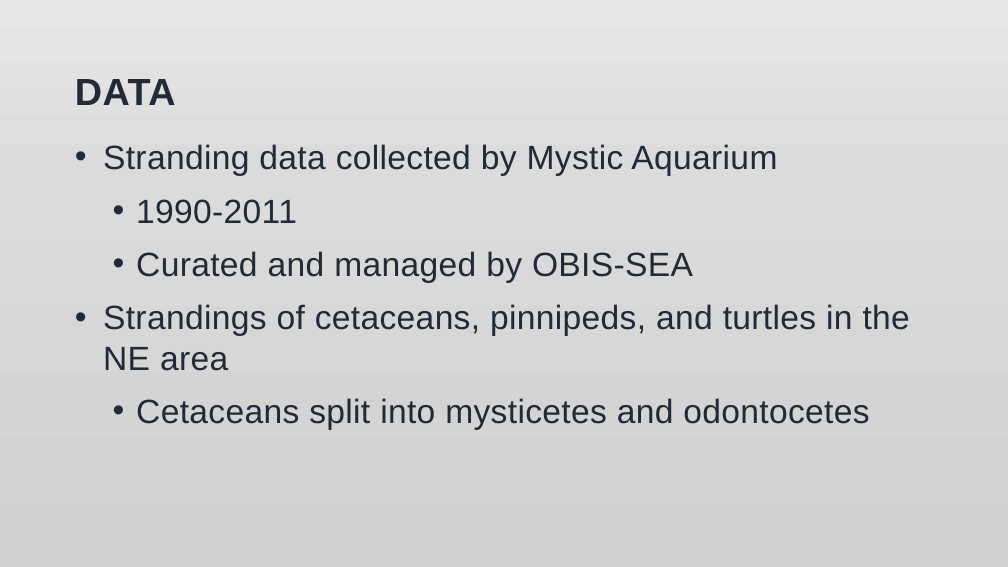
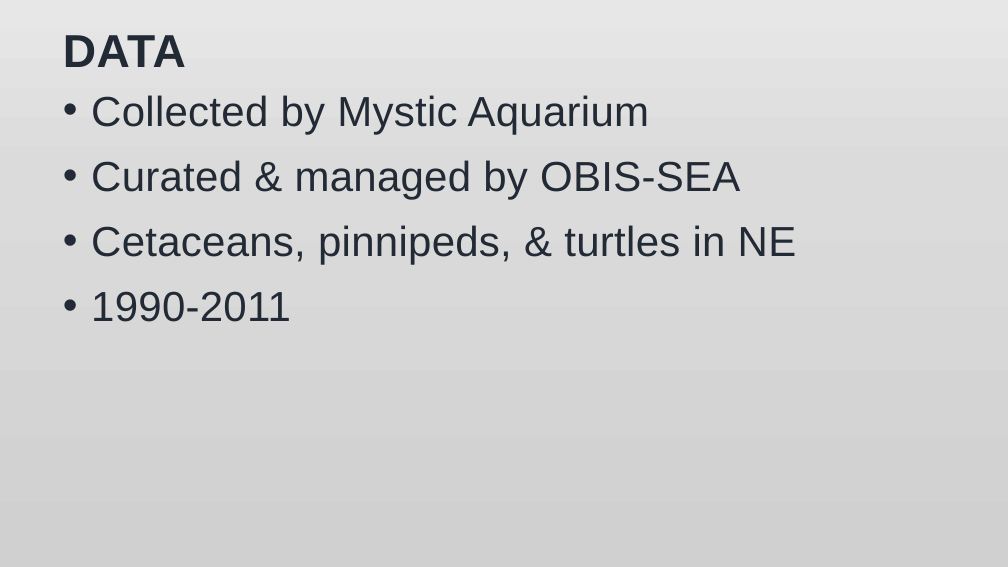
Before and after one commit to jmeza32/MezaFidalgo_Ozog_Pepper_ENV872_EDA_FinalProject, a slide deck: slide 2 of Output/Stranding Data Analysis.pptx. Drawn at 1008x567 pixels with LibreOffice and Linux fonts; fonts in the diff are those of the drawing; background and template pictures are left out. Boxes give left, top, right and bottom in pixels: in the first picture for what was removed or moved away, otherwise in the second. Text is boxed around its words. In the diff, an @@ line names an element or a change of style, - is before the commit and + after.

```diff
--- a/Output/Stranding Data Analysis.pptx
+++ b/Output/Stranding Data Analysis.pptx
@@ title "DATA": place and size @@
-title "DATA" at [75,79,176,105]
+title "DATA" at [63,35,186,67]
@@ title "DATA" at [63,35,186,67]: size 36 to 44 pt @@
@@ text "Collected by Mystic Aquarium": place and size @@
-text "Collected by Mystic Aquarium" at [103,144,910,430]
+text "Collected by Mystic Aquarium" at [91,95,797,322]
@@ text at [91,95,797,264]: text changed; size 32 to 40 pt @@
-• Stranding data collected by Mystic Aquarium
+• Collected by Mystic Aquarium
+• Curated & managed by OBIS-SEA
+• Cetaceans, pinnipeds, & turtles in NE
@@ text at [103,251,910,430]: paragraphs removed @@
-  • Curated and managed by OBIS-SEA
-• Strandings of cetaceans, pinnipeds, and turtles in the NE area
-  • Cetaceans split into mysticetes and odontocetes
@@ text at [91,291,291,322]: size 32 to 40 pt in "1990-2011"; list level 2 to 1 in "1990-2011" @@
```
Also in this commit, not shown: 1 other slide changed, 6 slides added, 6 slides removed, 2 other files.
